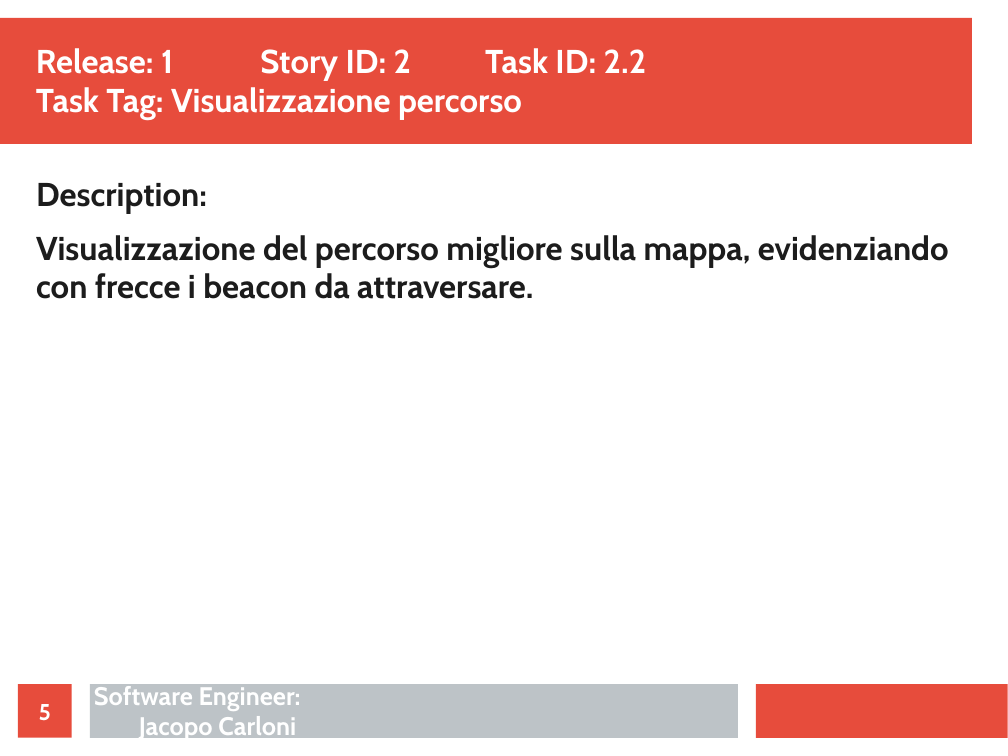
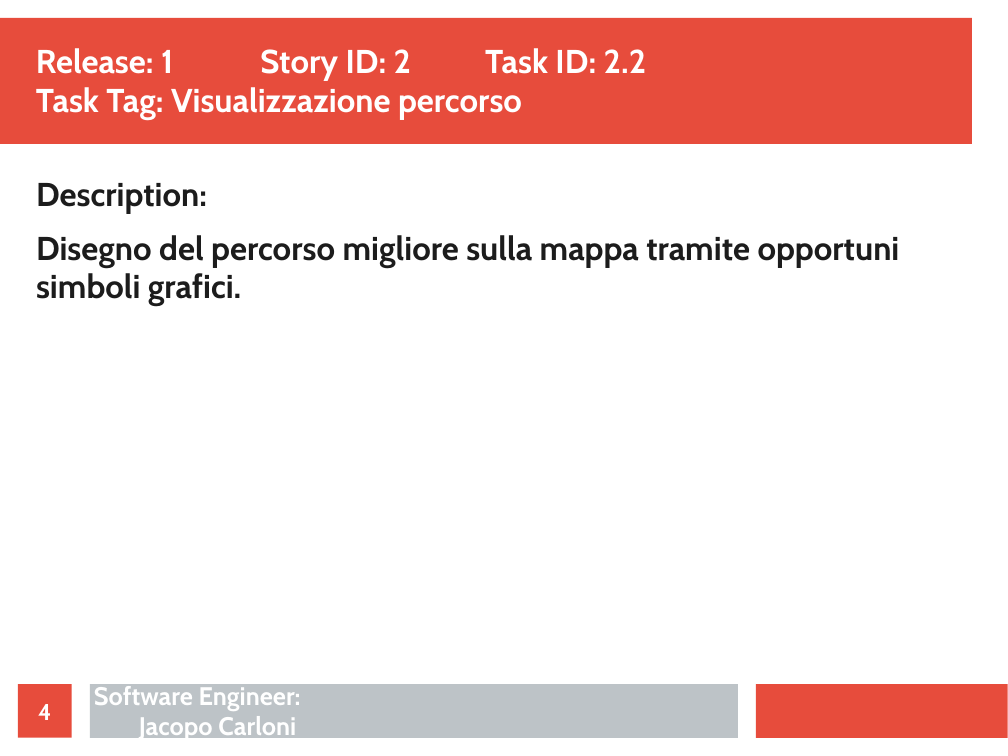
Before and after one commit to ecorradini/ProgettoIDS, a slide deck: slide 4 of AnalisiRequisiti/TaskGestioneMappe.ppt (slide 5 before the commit). Drawn at 1008x756 pixels with LibreOffice and Linux fonts; fonts in the diff are those of the drawing. Boxes give left, top, right and bottom in pixels: in the first picture for what was removed or moved away, otherwise in the second. Text is boxed around its words. In the diff, an @@ line names an element or a change of style, - is before the commit and + after.

```diff
--- a/AnalisiRequisiti/TaskGestioneMappe.ppt
+++ b/AnalisiRequisiti/TaskGestioneMappe.ppt
@@ text at [36, 235, 900, 306]: text changed @@
-Visualizzazione del percorso migliore sulla mappa, evidenziando con frecce i beacon da attraversare.
+Disegno del percorso migliore sulla mappa tramite opportuni simboli grafici.
@@ page number at [38, 704, 51, 720]: text changed @@
-5
+4
```
Also in this commit, not shown: 3 other slides changed, 1 slide removed, 1 other file.
